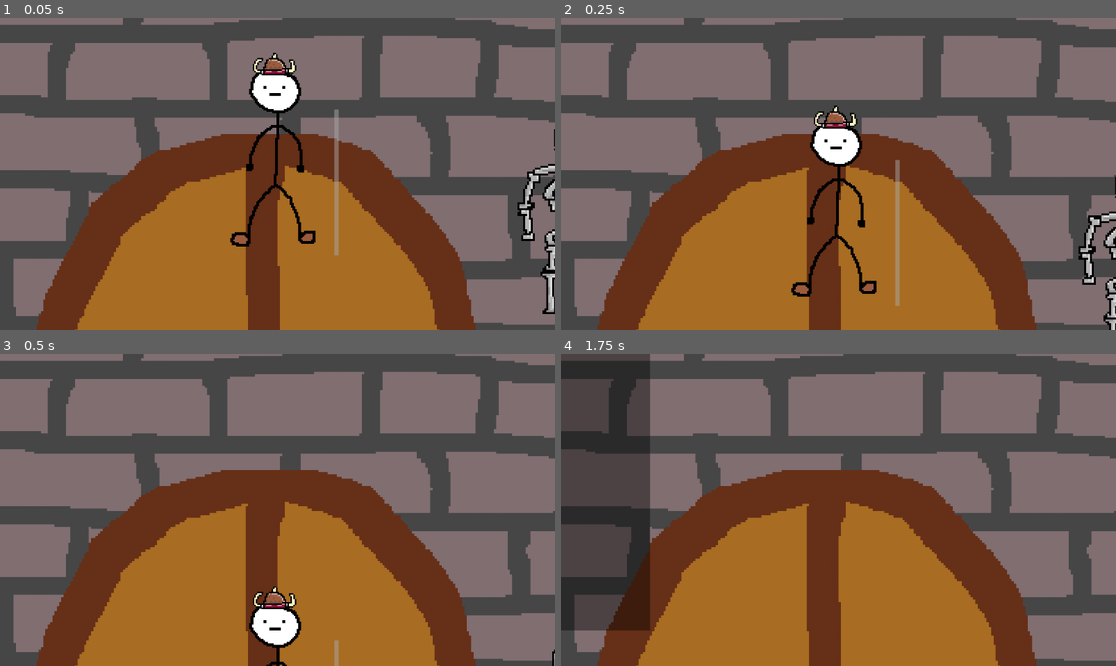
Above: before the commit, frames 1-4 (two rows, left to right).
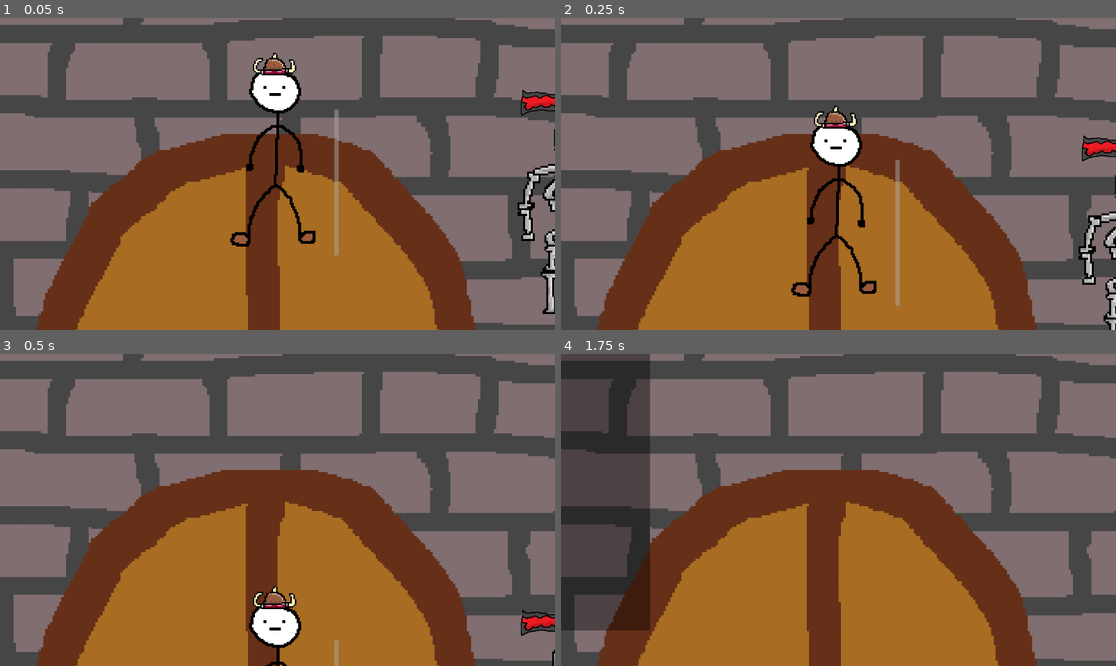
Above: after the commit, the same moments.

Repository: WhimmyAlz/A_Tower_Tale_Godot
Game: Godot game, scene res://Scenes/Settings/Floor/Base_floor.tscn
The game is run twice, just before and just after one commit, with the same random seed, the same clock (stepped at 60 frames per second) and the same inputs.
Inputs:
- Up to frame 1 (0.05 s): no input
- Up to frame 2 (0.25 s): no input
- Up to frame 3 (0.5 s): no input
- Up to frame 4 (1.75 s): tap Enter (Console) at 0.5 s; hold W (up) 0.53-1.28 s; hold D (right) from 0.53 s (still down); tap 1 (attack 1) at 1.35 s; tap W (up) at 1.52, 1.55 s

The runs differ from the first frame. In frame 1, 0.3% of the frame differs, in the area x 93-100%, y 22-32%; in frame 2, 0.4%; in frame 3, 0.4%, in the area x 93-100%, y 81-91%; in frame 4, nothing differs.

Commit message:
added enemy health bars

Diff:
--- a/Global/enemyBase.gd
+++ b/Global/enemyBase.gd
@@ -2,6 +2,7 @@
 class_name enemyBase
 
 @export var Health := 100
+@export var Max_Health := Health
 @export var Weight := 50 # used for friction and knockback reduction
 @export var Speed := 10
 
@@ -9,6 +10,12 @@
 
 var direction := 1
 var stunnedf := 0 # stunned frames (stunned time shortened)
+
+func get_health():
+	return(Health)
+
+func get_max_health():
+	return(Max_Health)
 
 func set_player_gen_1():
 	player = get_tree().current_scene.get_node("Player").get_child(0)
@@ -50,6 +57,7 @@
 
 func take_damage(dmg):
 	self.Health = maxi(self.Health - dmg, 0)
+	$HealthBar.update_value(Health)
 
 func take_knockback(kb, dir):
 	self.velocity.x += kb * dir * 100 # 100 cuz kb too weak otherwise (want to use lower values)
--- a/Scenes/Mobs/Skelebone/skelebone.tscn
+++ b/Scenes/Mobs/Skelebone/skelebone.tscn
@@ -4,6 +4,7 @@
 [ext_resource type="Script" uid="uid://crpq08o2r0phq" path="res://Scenes/Mobs/Skelebone/skelebone_body.gd" id="1_wahd0"]
 [ext_resource type="Texture2D" uid="uid://gtde3dantgls" path="res://Scenes/Mobs/Skelebone/Sprites/Skeleton_idle.png" id="2_wahd0"]
 [ext_resource type="Texture2D" uid="uid://csq805ox8oe7h" path="res://Scenes/Mobs/Skelebone/Sprites/Skeleton_walk.png" id="3_evf74"]
+[ext_resource type="PackedScene" uid="uid://c7tlcevue5q4l" path="res://Scenes/UI/health_bar/health_bar.tscn" id="5_wvn5m"]
 
 [sub_resource type="AtlasTexture" id="AtlasTexture_k8yul"]
 atlas = ExtResource("1_oakuy")
@@ -158,3 +159,6 @@
 [node name="SkeleboneHitbox" type="CollisionShape2D" parent="." unique_id=1969949659]
 position = Vector2(-2, -0.75)
 shape = SubResource("RectangleShape2D_kt8of")
+
+[node name="HealthBar" parent="." unique_id=542308091 instance=ExtResource("5_wvn5m")]
+position = Vector2(-1.25, -61.25)
--- a/Scenes/Player/Body/player.tscn
+++ b/Scenes/Player/Body/player.tscn
@@ -5,16 +5,16 @@
 [ext_resource type="PackedScene" uid="uid://mhwc11sb4vfj" path="res://Scenes/Player/Classes/class_actions.tscn" id="2_b1gc2"]
 [ext_resource type="Script" uid="uid://dtmy4137r83in" path="res://Scenes/Player/Body/player.gd" id="3_6t5aa"]
 [ext_resource type="PackedScene" uid="uid://cxenysspmiry6" path="res://Global/DEV.tscn" id="4_os2qf"]
-[ext_resource type="Texture2D" uid="uid://258dhlky5nq3" path="res://Scenes/Player/UI/Progress_bars/HP Bar/HP_BG.png" id="5_86lyx"]
-[ext_resource type="Script" uid="uid://drnmkrhj51qsh" path="res://Scenes/Player/UI/Progress_bars/Prog_bars.gd" id="5_t6byl"]
-[ext_resource type="Texture2D" uid="uid://dl8xhycnyk4wn" path="res://Scenes/Player/UI/Progress_bars/HP Bar/HP_EXTRA.png" id="6_t6byl"]
-[ext_resource type="Texture2D" uid="uid://38sd0eg67kr7" path="res://Scenes/Player/UI/Progress_bars/HP Bar/HP_BAR.png" id="7_7rbim"]
-[ext_resource type="Texture2D" uid="uid://cqxyaaoft6q56" path="res://Scenes/Player/UI/Progress_bars/level_emblem.png" id="8_b1gc2"]
-[ext_resource type="Texture2D" uid="uid://ceisp4mqgqot3" path="res://Scenes/Player/UI/Progress_bars/level_prog.png" id="9_e2n6q"]
-[ext_resource type="Texture2D" uid="uid://0bjvnsxvoty2" path="res://Scenes/Player/UI/Progress_bars/Stamina Bar/STAM_BG.png" id="10_unyjo"]
-[ext_resource type="Texture2D" uid="uid://camc4kf4l4hrg" path="res://Scenes/Player/UI/Progress_bars/Stamina Bar/STAM_EXTRA.png" id="11_t0j56"]
-[ext_resource type="Texture2D" uid="uid://c7ty5h26li165" path="res://Scenes/Player/UI/Progress_bars/Stamina Bar/STAM_BAR.png" id="12_iqdhd"]
-[ext_resource type="PackedScene" uid="uid://bhrve3jivpr3l" path="res://Scenes/Player/UI/Inventory/Inventory.tscn" id="14_7rbim"]
+[ext_resource type="Texture2D" uid="uid://258dhlky5nq3" path="res://Scenes/Player/Player_UI/Progress_bars/HP Bar/HP_BG.png" id="5_86lyx"]
+[ext_resource type="Script" uid="uid://drnmkrhj51qsh" path="res://Scenes/Player/Player_UI/Progress_bars/Prog_bars.gd" id="5_t6byl"]
+[ext_resource type="Texture2D" uid="uid://dl8xhycnyk4wn" path="res://Scenes/Player/Player_UI/Progress_bars/HP Bar/HP_EXTRA.png" id="6_t6byl"]
+[ext_resource type="Texture2D" uid="uid://38sd0eg67kr7" path="res://Scenes/Player/Player_UI/Progress_bars/HP Bar/HP_BAR.png" id="7_7rbim"]
+[ext_resource type="Texture2D" uid="uid://cqxyaaoft6q56" path="res://Scenes/Player/Player_UI/Progress_bars/level_emblem.png" id="8_b1gc2"]
+[ext_resource type="Texture2D" uid="uid://ceisp4mqgqot3" path="res://Scenes/Player/Player_UI/Progress_bars/level_prog.png" id="9_e2n6q"]
+[ext_resource type="Texture2D" uid="uid://0bjvnsxvoty2" path="res://Scenes/Player/Player_UI/Progress_bars/Stamina Bar/STAM_BG.png" id="10_unyjo"]
+[ext_resource type="Texture2D" uid="uid://camc4kf4l4hrg" path="res://Scenes/Player/Player_UI/Progress_bars/Stamina Bar/STAM_EXTRA.png" id="11_t0j56"]
+[ext_resource type="Texture2D" uid="uid://c7ty5h26li165" path="res://Scenes/Player/Player_UI/Progress_bars/Stamina Bar/STAM_BAR.png" id="12_iqdhd"]
+[ext_resource type="PackedScene" uid="uid://bhrve3jivpr3l" path="res://Scenes/Player/Player_UI/Inventory/Inventory.tscn" id="14_7rbim"]
 
 [sub_resource type="RectangleShape2D" id="RectangleShape2D_2ym4e"]
 size = Vector2(38.333336, 120.666664)
--- a/Scenes/Player/UI/Inventory/Inventory.tscn
+++ b/Scenes/Player/Player_UI/Inventory/Inventory.tscn
@@ -1,8 +1,8 @@
 [gd_scene format=3 uid="uid://bhrve3jivpr3l"]
 
-[ext_resource type="Texture2D" uid="uid://b434ed6uucijh" path="res://Scenes/Player/UI/Inventory/scroll_loop.png" id="1_heh5q"]
-[ext_resource type="Script" uid="uid://bhgte1fxkbj5r" path="res://Scenes/Player/UI/Inventory/inventory.gd" id="1_wm164"]
-[ext_resource type="Texture2D" uid="uid://c3ns7nqc1jd4o" path="res://Scenes/Player/UI/Inventory/scroll_start.png" id="2_ctxg8"]
+[ext_resource type="Texture2D" uid="uid://b434ed6uucijh" path="res://Scenes/Player/Player_UI/Inventory/scroll_loop.png" id="1_heh5q"]
+[ext_resource type="Script" uid="uid://bhgte1fxkbj5r" path="res://Scenes/Player/Player_UI/Inventory/inventory.gd" id="1_wm164"]
+[ext_resource type="Texture2D" uid="uid://c3ns7nqc1jd4o" path="res://Scenes/Player/Player_UI/Inventory/scroll_start.png" id="2_ctxg8"]
 [ext_resource type="FontFile" uid="uid://djuj2ddb7qpuy" path="res://Assets/Swiggler V1.ttf" id="3_1vg8b"]
 
 [sub_resource type="AtlasTexture" id="AtlasTexture_ctxg8"]
--- /dev/null
+++ b/Scenes/UI/health_bar/health_bar.gd
@@ -0,0 +1,8 @@
+extends Node2D
+
+
+func _ready() -> void:
+	$TextureProgressBar.max_value = get_parent().get_max_health()
+
+func update_value(hp):
+	$TextureProgressBar.value = hp
--- /dev/null
+++ b/Scenes/UI/health_bar/health_bar.tscn
@@ -0,0 +1,20 @@
+[gd_scene format=3 uid="uid://c7tlcevue5q4l"]
+
+[ext_resource type="Script" uid="uid://bj3txaoadn56j" path="res://Scenes/UI/health_bar/health_bar.gd" id="1_hft3l"]
+[ext_resource type="Texture2D" uid="uid://ctuybrkgcqv5m" path="res://Scenes/UI/health_bar/enemy_hp_bars/background.png" id="1_u2mu3"]
+[ext_resource type="Texture2D" uid="uid://i5qpgulv147p" path="res://Scenes/UI/health_bar/enemy_hp_bars/overlay.png" id="2_hft3l"]
+[ext_resource type="Texture2D" uid="uid://5bpu5ikhqit7" path="res://Scenes/UI/health_bar/enemy_hp_bars/color.png" id="3_v2i8e"]
+
+[node name="HealthBar" type="Node2D" unique_id=542308091]
+scale = Vector2(0.25, 0.25)
+script = ExtResource("1_hft3l")
+
+[node name="TextureProgressBar" type="TextureProgressBar" parent="." unique_id=666693607]
+offset_left = -100.0
+offset_top = -44.0
+offset_right = 109.0
+offset_bottom = 56.0
+value = 100.0
+texture_under = ExtResource("1_u2mu3")
+texture_over = ExtResource("2_hft3l")
+texture_progress = ExtResource("3_v2i8e")
Renamed: Scenes/Player/UI/Inventory/inventory.gd -> Scenes/Player/Player_UI/Inventory/inventory.gd
Renamed: Scenes/Player/UI/Inventory/inventory.gd.uid -> Scenes/Player/Player_UI/Inventory/inventory.gd.uid
Renamed: Scenes/Player/UI/Inventory/scroll_loop.png -> Scenes/Player/Player_UI/Inventory/scroll_loop.png
Not shown, changed: Scenes/Player/Player_UI/Inventory/scroll_loop.png.import
Renamed: Scenes/Player/UI/Inventory/scroll_start.png -> Scenes/Player/Player_UI/Inventory/scroll_start.png
Not shown, changed: Scenes/Player/Player_UI/Inventory/scroll_start.png.import
Renamed: Scenes/Player/UI/Progress_bars/HP Bar/HP_BAR.png -> Scenes/Player/Player_UI/Progress_bars/HP Bar/HP_BAR.png
Not shown, changed: Scenes/Player/Player_UI/Progress_bars/HP Bar/HP_BAR.png.import
Renamed: Scenes/Player/UI/Progress_bars/HP Bar/HP_BG.png -> Scenes/Player/Player_UI/Progress_bars/HP Bar/HP_BG.png
Not shown, changed: Scenes/Player/Player_UI/Progress_bars/HP Bar/HP_BG.png.import
Renamed: Scenes/Player/UI/Progress_bars/HP Bar/HP_EXTRA.png -> Scenes/Player/Player_UI/Progress_bars/HP Bar/HP_EXTRA.png
Not shown, changed: Scenes/Player/Player_UI/Progress_bars/HP Bar/HP_EXTRA.png.import
(and 22 more such lines)
